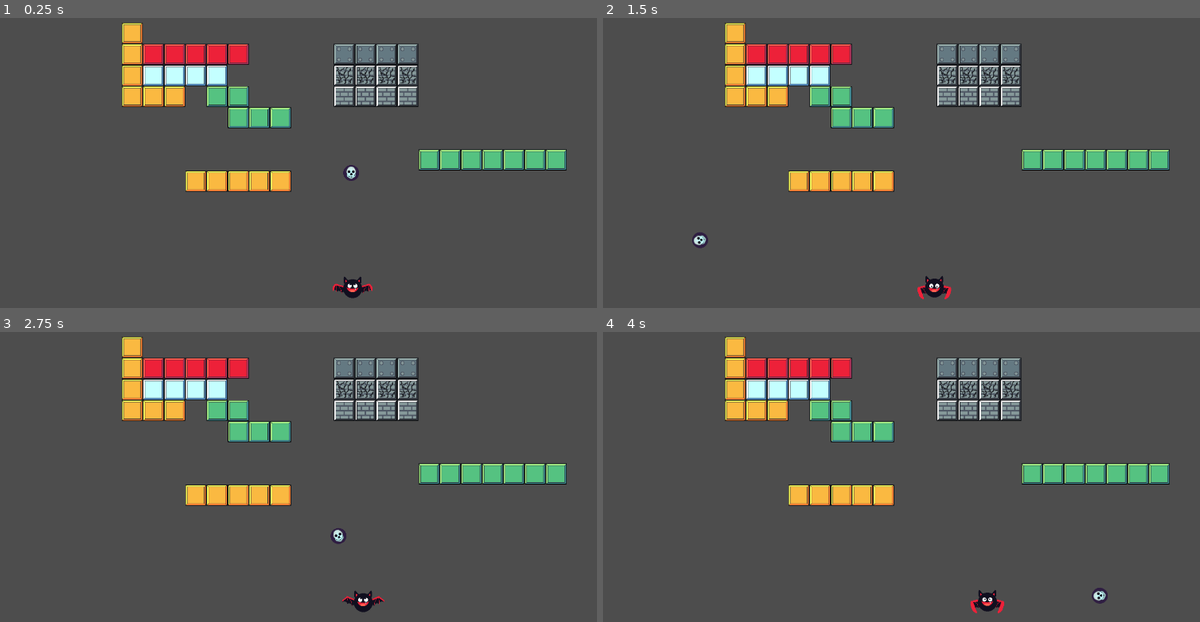
Above: before the commit, frames 1-4 (two rows, left to right).
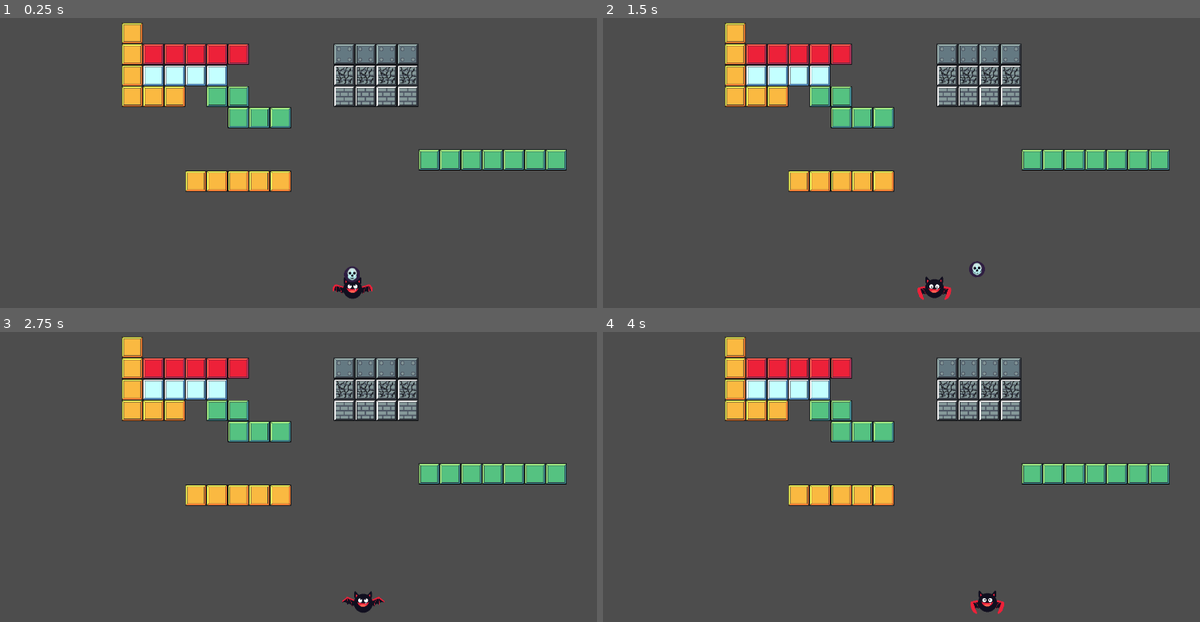
Above: after the commit, the same moments.

Repository: teachingCS/Schuelerakademie_24_25
Game: Godot game, scene res://Levels/level_template.tscn
Two runs of this game, one before a commit and one after it. Both use one fixed random seed, a clock stepped at 60 frames per second and the inputs below.
Inputs (mouse positions are in pixels of both pictures, inside the frame that each line leads up to):
- Up to frame 1 (0.25 s): no input
- Up to frame 2 (1.5 s): move the mouse to (949, 136) at 0.52 s; press the mouse at (949, 136) at 0.53 s; move the mouse to (883, 139) at 1.27 s; release the mouse at (883, 139) at 1.28 s; click (883, 139) at 1.35 s
- Up to frame 3 (2.75 s): move the mouse to (328, 445) at 2.02 s; press the mouse at (328, 445) at 2.03 s
- Up to frame 4 (4 s): move the mouse to (907, 456) at 2.77 s; release the mouse at (907, 456) at 2.78 s; click (907, 456) at 2.85 s; move the mouse to (961, 456) at 3.52 s; press the mouse at (961, 456) at 3.53 s

The runs differ from the first frame. In frame 1, 0.3% of the frame differs, in the area x 55-63%, y 50-97%; in frame 2, 0.3%, in the area x 14-64%, y 73-98%; in frame 3, 0.2%; in frame 4, 0.2%.

Commit message:
Stand 26.02. - nach Video 01

Diff:
--- a/spookybricks/Ball/ball.gd
+++ b/spookybricks/Ball/ball.gd
@@ -4,11 +4,21 @@
 
 signal brick_hit
 
+var Bat : CharacterBody2D
+
+var magnetized := true
+var grabbed := false
+var grab_offset := 0.0
+
 func _ready() -> void:
 	velocity.y = -SPEED
 	max_slides = 1
 
 func _physics_process(delta: float) -> void:
+	if grabbed and Bat:
+		velocity = Vector2.ZERO
+		position.x = Bat.position.x + grab_offset
+
 	$Sprite2D.rotation += deg_to_rad(velocity.x /100)
 	move_and_slide()
 
@@ -35,3 +45,24 @@
 	velocity.x += distance_to_center * 5
 	if velocity.y > 0:
 		velocity.y *= -1
+
+
+
+func _on_magnet_area_body_entered(body: Node2D) -> void:
+	if magnetized:
+		Bat = body
+		grab_offset = position.x - Bat.position.x
+		grabbed = true
+
+func magnetize(set_magnet:bool):
+	print("called")
+	magnetized = set_magnet
+
+func release():
+	if grabbed:
+		grabbed = false
+		velocity.y = -SPEED
+		velocity.x += grab_offset * 5
+
+func hi():
+	print("hiiiiiiiiiiii")
--- a/spookybricks/Ball/ball.tscn
+++ b/spookybricks/Ball/ball.tscn
@@ -1,10 +1,13 @@
-[gd_scene load_steps=4 format=3 uid="uid://c4ray2cskf4bq"]
+[gd_scene load_steps=5 format=3 uid="uid://c4ray2cskf4bq"]
 
 [ext_resource type="Texture2D" uid="uid://cgtif5dam7phs" path="res://SpookyBricks/Sprites/ball.png" id="1_iedfr"]
 [ext_resource type="Script" path="res://Ball/ball.gd" id="1_n6xej"]
 
 [sub_resource type="CircleShape2D" id="CircleShape2D_wowfy"]
 radius = 24.0
+
+[sub_resource type="CircleShape2D" id="CircleShape2D_mc8fj"]
+radius = 26.0
 
 [node name="Ball" type="CharacterBody2D"]
 collision_layer = 2
@@ -18,3 +21,10 @@
 
 [node name="CollisionShape2D" type="CollisionShape2D" parent="."]
 shape = SubResource("CircleShape2D_wowfy")
+
+[node name="MagnetArea" type="Area2D" parent="."]
+
+[node name="MagnetCollision" type="CollisionShape2D" parent="MagnetArea"]
+shape = SubResource("CircleShape2D_mc8fj")
+
+[connection signal="body_entered" from="MagnetArea" to="." method="_on_magnet_area_body_entered"]
--- a/spookybricks/Bat/bat.gd
+++ b/spookybricks/Bat/bat.gd
@@ -3,12 +3,21 @@
 const SPEED = 40
 
 var motion := Vector2.ZERO
+var first_shot := true
 
 func _ready() -> void:
 	Input.set_mouse_mode(Input.MOUSE_MODE_CAPTURED)
 	Input.set_use_accumulated_input(false)
 
 func _physics_process(delta: float) -> void:
+	if Input.is_action_pressed("Fire"):
+		if first_shot:
+			first_shot = false
+			# tells the balls not to be magnets
+			get_tree().call_group("Balls", "hi")
+			get_tree().call_group("Balls", "magnetize", false)
+			get_tree().call_group("Balls", "release")
+			# set magnet particles to false
 	move_and_collide(motion*SPEED*delta)
 	motion.x = 0
 
--- a/spookybricks/Levels/level_template.tscn
+++ b/spookybricks/Levels/level_template.tscn
@@ -67,5 +67,5 @@
 
 [node name="BallSpawner" type="Node2D" parent="."]
 
-[node name="Ball" parent="BallSpawner" instance=ExtResource("2_car4b")]
-position = Vector2(1077, 897)
+[node name="Ball" parent="BallSpawner" groups=["Balls"] instance=ExtResource("2_car4b")]
+position = Vector2(1080, 956)
--- a/spookybricks/project.godot
+++ b/spookybricks/project.godot
@@ -27,6 +27,18 @@
 "res://SpookyBricks/": "orange"
 }
 
+[global_group]
+
+Balls=""
+
+[input]
+
+Fire={
+"deadzone": 0.5,
+"events": [Object(InputEventMouseButton,"resource_local_to_scene":false,"resource_name":"","device":-1,"window_id":0,"alt_pressed":false,"shift_pressed":false,"ctrl_pressed":false,"meta_pressed":false,"button_mask":0,"position":Vector2(0, 0),"global_position":Vector2(0, 0),"factor":1.0,"button_index":1,"canceled":false,"pressed":false,"double_click":false,"script":null)
+]
+}
+
 [layer_names]
 
 2d_physics/layer_1="Bat"
